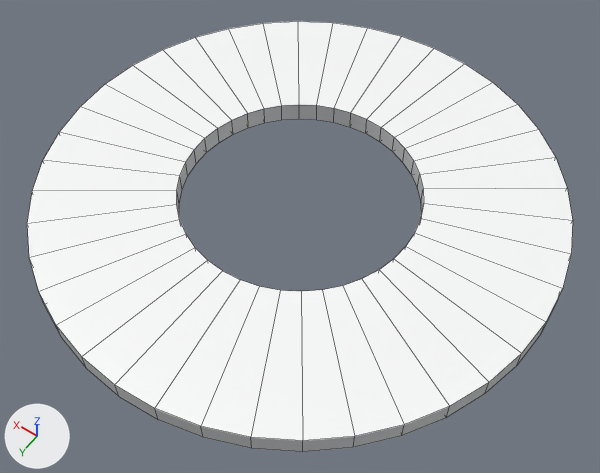
Before and after pictures for a commit that changed the FBX model Assets/Models/Platforms/Platform.Cylinder.004.fbx.
Before and after are seen from a 50 mm camera at (-14.9, 20.9, 29.3) aimed at (-0.9, 1.2, -1.7). The lights are fixed; the arrows at lower left show +X, +Y and +Z. Mesh edges are drawn as thin lines. Where no turn or scale is listed for an object, it has been applied to the vertices.

Before the edit, the objects in view are built like this:
```python
me_cylinder_013 = bpy.data.meshes.new('Cylinder.013')
me_cylinder_013.from_pydata(...)  # 160 vertices, 160 faces; spans x -12.5..12.5, y -12.5..12.5, z -1.0..0.0
me_cylinder_013.materials.append(mat_material)  # picture img_texture_png
ob_platform_cylinder_004 = bpy.data.objects.new('Platform.Cylinder.004', me_cylinder_013)
ob_platform_cylinder_004.location = (0.0, 0.0, 0.0)
```
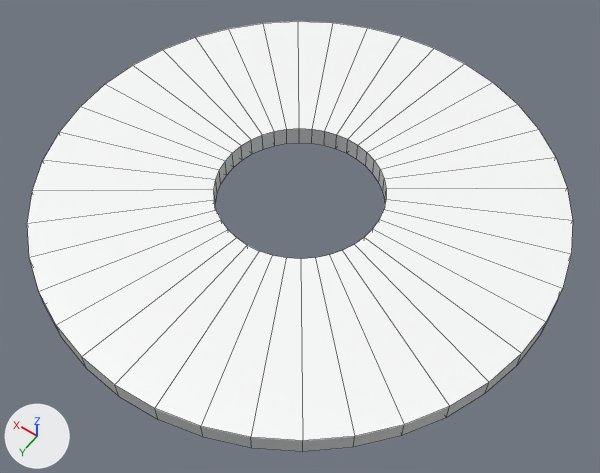
Diff of the bpy script that builds the scene:
```diff
--- a/Assets/Models/Platforms/Platform.Cylinder.004.fbx.py
+++ b/Assets/Models/Platforms/Platform.Cylinder.004.fbx.py
@@ me_cylinder_013 @@
 me_cylinder_013.from_pydata(...)  # 160 vertices, 160 faces; spans x -12.5..12.5, y -12.5..12.5, z -1.0..0.0
 # used by ob_platform_cylinder_004; location = (0.0, 0.0, 0.0)
+# me_cylinder_013 part 1: all 80 vertices in x -5.8..5.8, y -5.8..5.8, z -1.0..0.0 are scaled about their middle by (0.7, 0.7, 1)
 me_cylinder_013.materials.append(mat_material)
```

Pixel boxes (x1, y1, x2, y2) of what changed, in the pictures (600 x 473 px; the box of a moved part takes in the faces that stretch with it):
part 1 of me_cylinder_013, moved or reshaped
    both: (131, 40, 483, 420)
